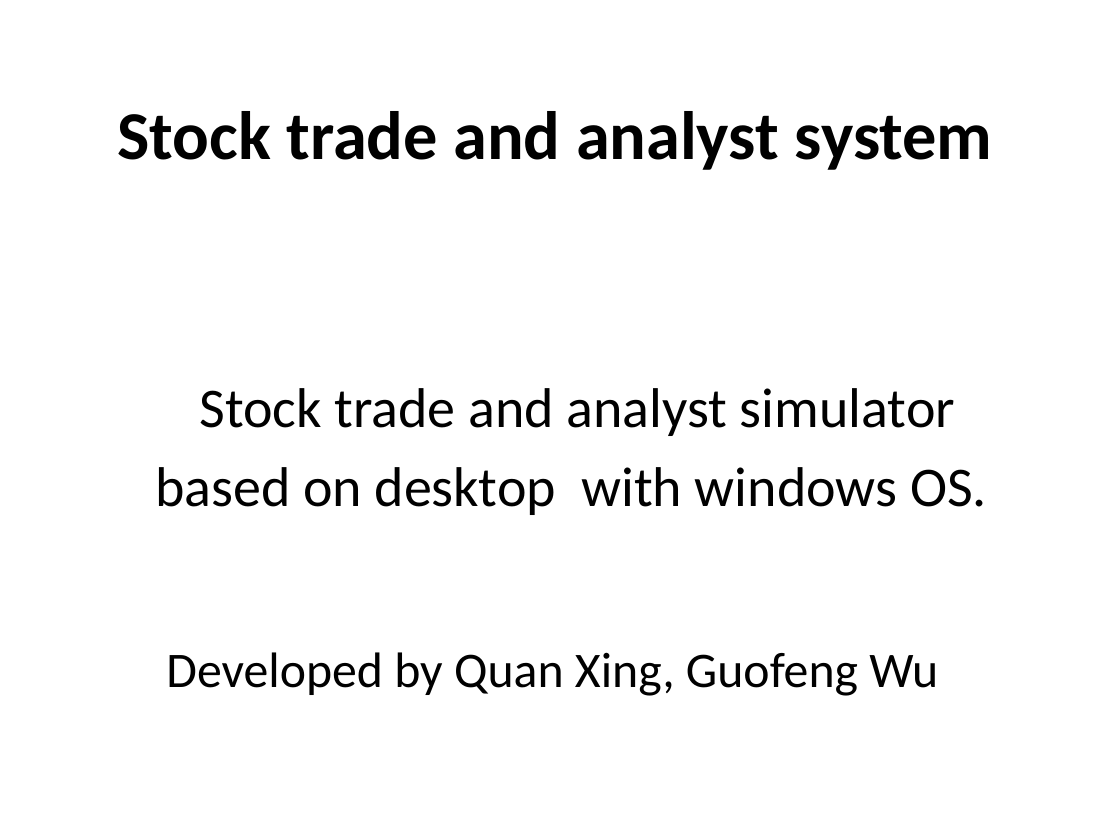
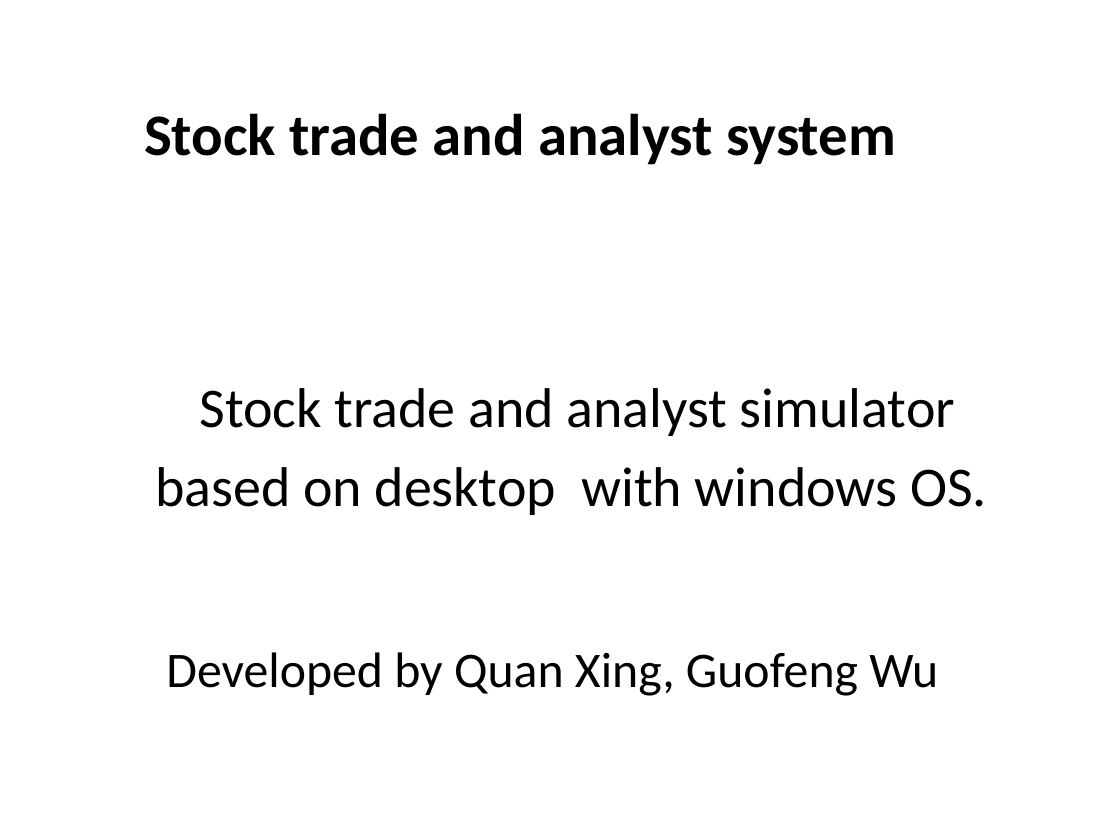
Before and after one commit to IPD8-guofeng/dotnet-group-project, a slide deck: slide 1 of Stock trade and analyst system.pptx. Drawn at 1120x840 pixels with LibreOffice and Linux fonts; fonts in the diff are those of the drawing. Boxes give left, top, right and bottom in pixels: in the first picture for what was removed or moved away, otherwise in the second. Text is boxed around its words. In the diff, an @@ line names an element or a change of style, - is before the commit and + after.

```diff
--- a/Stock trade and analyst system.pptx
+++ b/Stock trade and analyst system.pptx
@@ title "Stock trade and analyst system": place and size @@
-title "Stock trade and analyst system" at (118, 111, 993, 170)
+title "Stock trade and analyst system" at (144, 113, 896, 165)
@@ title "Stock trade and analyst system" at (144, 113, 896, 165): size 44 to 37.8 pt @@
```
Also in this commit, not shown: 10 other slides changed, 10 other files.
